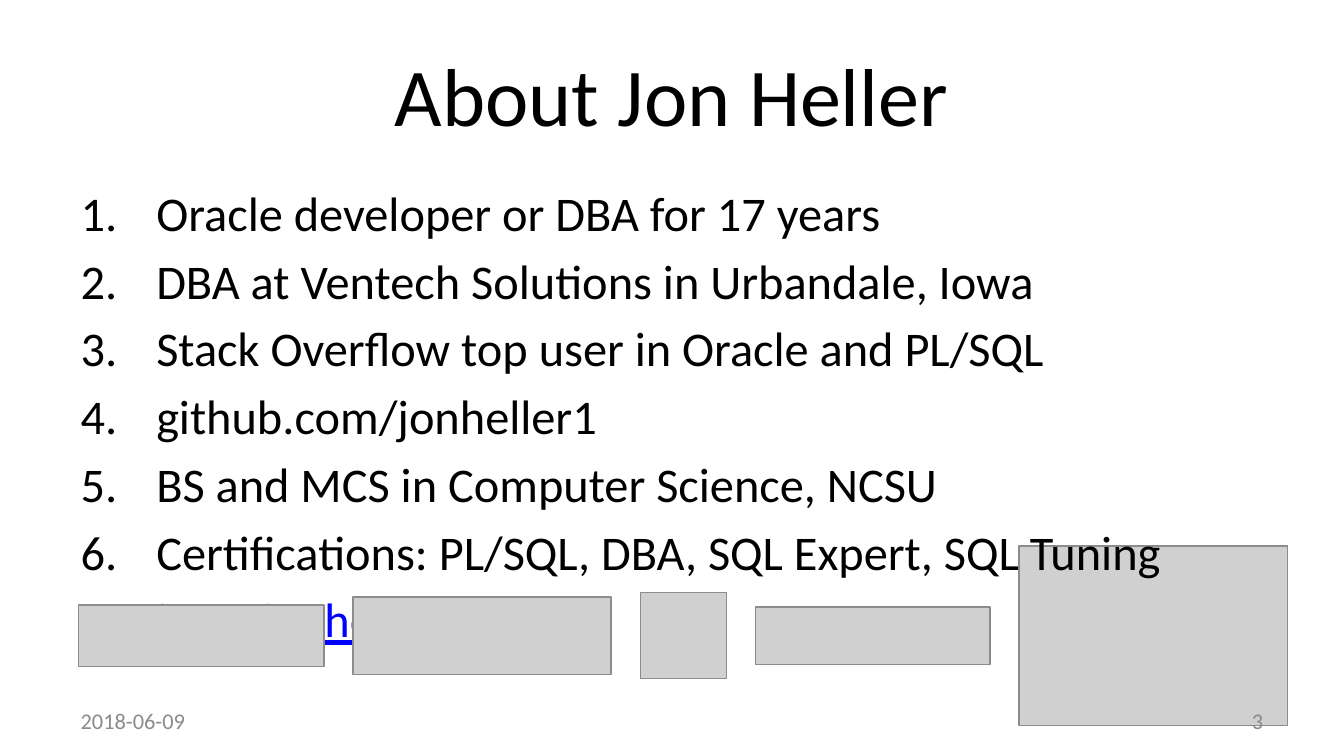
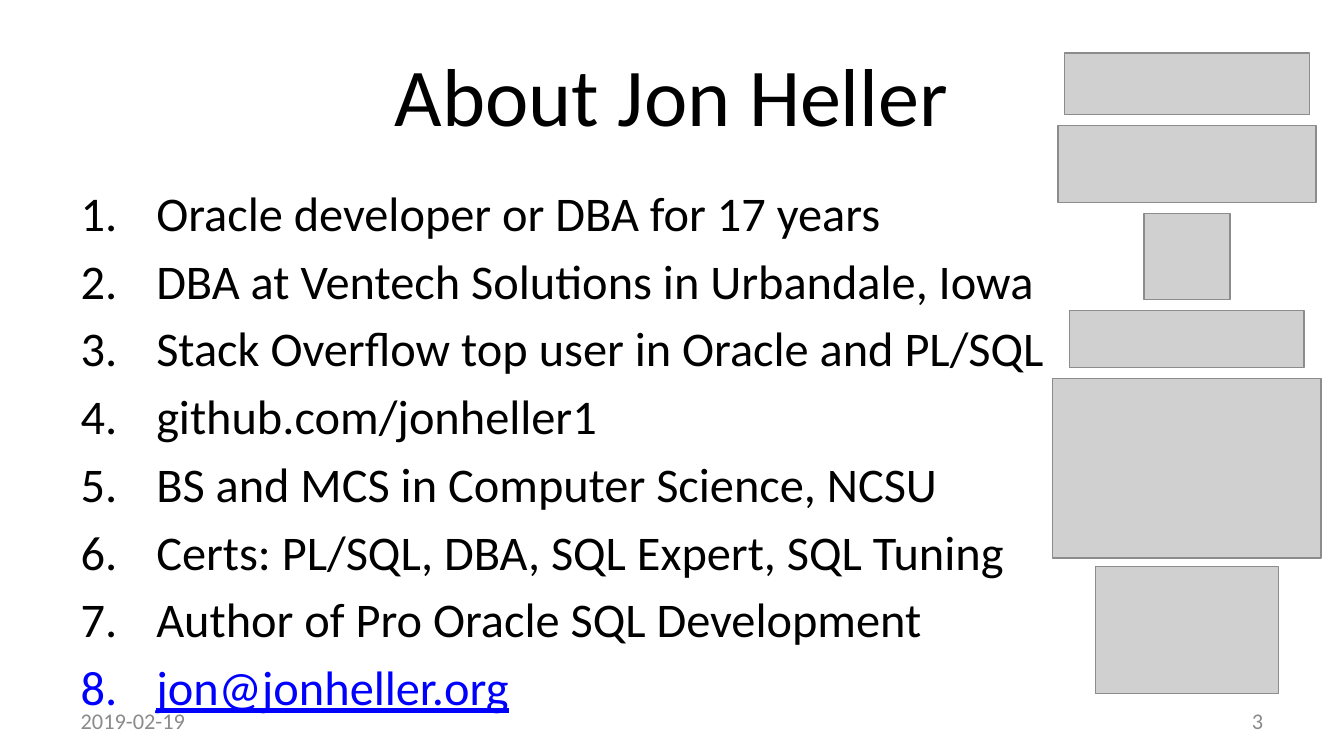
Before and after one commit to method5/method5.github.io, a slide deck: slide 3 of presentations/Method5.pptx. Drawn at 1344x756 pixels with LibreOffice and Linux fonts; fonts in the diff are those of the drawing; grey boxes stand for pictures; background and template pictures are left out. Boxes give left, top, right and bottom in pixels: in the first picture for what was removed or moved away, otherwise in the second. Text is boxed around its words. In the diff, an @@ line names an element or a change of style, - is before the commit and + after.

```diff
--- a/presentations/Method5.pptx
+++ b/presentations/Method5.pptx
@@ picture: place and size @@
-picture at box(78, 605, 324, 667)
+picture at box(1064, 54, 1310, 116)
@@ picture: place and size @@
-picture at box(353, 597, 612, 675)
+picture at box(1058, 125, 1316, 203)
@@ picture: place and size @@
-picture at box(640, 593, 726, 679)
+picture at box(1144, 214, 1230, 300)
@@ picture: place and size @@
-picture at box(755, 607, 989, 665)
+picture at box(1070, 310, 1304, 368)
@@ picture: place and size @@
-picture at box(1019, 546, 1288, 726)
+picture at box(1052, 379, 1321, 559)
@@ text at box(156, 536, 1004, 645): text changed @@
-6. Certifications: PL/SQL, DBA, SQL Expert, SQL Tuning
+6. Certs: PL/SQL, DBA, SQL Expert, SQL Tuning
+7. Author of Pro Oracle SQL Development
@@ picture added at box(1095, 567, 1278, 695) @@
@@ text at box(81, 710, 185, 729): text changed @@
-2018-06-09
+2019-02-19
```
Also in this commit, not shown: 25 other slides changed.
